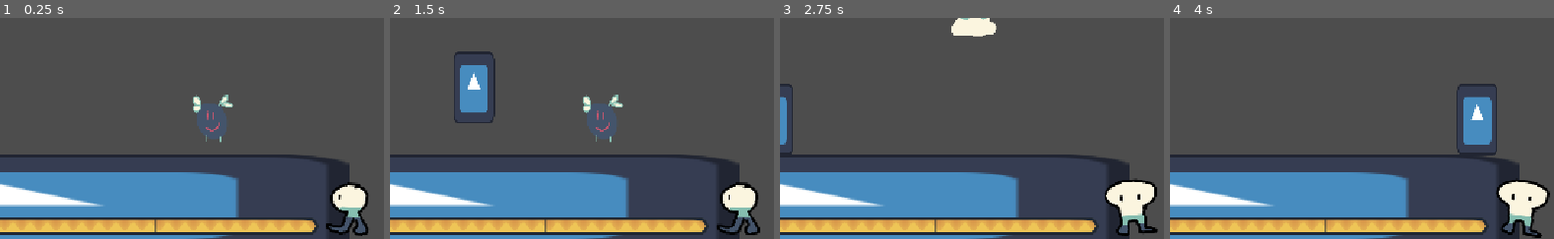
Above: before the commit, frames 1-4 (left to right).
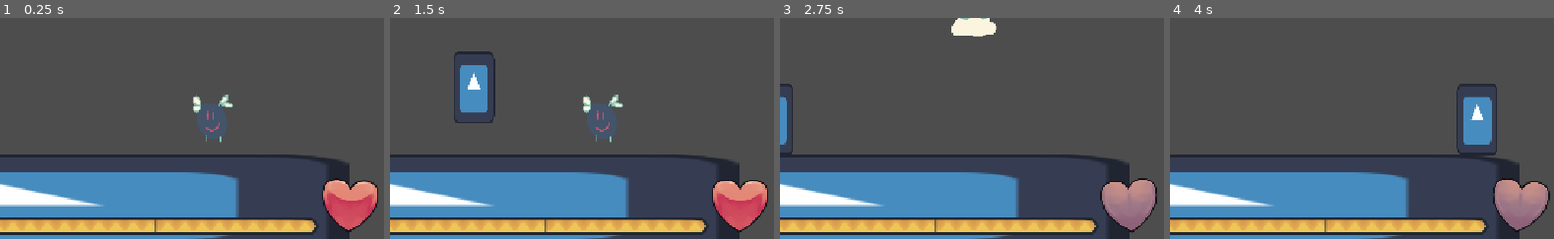
Above: after the commit, the same moments.

Repository: ShockedEmoji/whos-up-grandma
Game: Godot game, scene res://scenes/platformer/mafia_bossfight.tscn
The game is run twice, just before and just after one commit, with the same random seed, the same clock (stepped at 60 frames per second) and the same inputs. This scene is started directly instead of the project's main scene. The engine's default icon, where the game draws it, is replaced by a stand-in: a white triangle on a blue panel in a dark square. Sound files missing from this copy of the repository are replaced by a short silence.
Inputs:
- Up to frame 1 (0.25 s): no input
- Up to frame 2 (1.5 s): hold Up (up) 0.53-1.28 s; hold Right (right) from 0.53 s (still down); tap Z (confirm) at 1.35 s
- Up to frame 3 (2.75 s): tap Up (up) at 1.52, 1.55, 1.82 s; release Right (right) at 2.03 s; hold Left (left) from 2.03 s (still down); hold Up (up) from 2.03 s (still down)
- Up to frame 4 (4 s): release Left (left) at 2.78 s; release Up (up) at 2.78 s; hold Right (right) from 2.78 s (still down); tap Z (confirm) at 2.85 s; tap Up (up) at 3.02, 3.05, 3.32 s; hold Up (up) from 3.53 s (still down)
The pictures show only the part of the screen within x 50-100%, y 50-100%; the shares and areas given below are measured in that part.

The runs differ from the first frame. In frame 1, 2.9% of the frame differs, in the area x 83-99%, y 72-99%; in frame 2, 2.9%; in frame 3, 2.9%; in frame 4, 2.9%.

Commit message:
nothing changes

Diff:
--- a/scenes/platformer/mafia_bossfight.tscn
+++ b/scenes/platformer/mafia_bossfight.tscn
@@ -1,7 +1,6 @@
 [gd_scene format=3 uid="uid://i5fdiyl8kkuw"]
 
 [ext_resource type="Script" uid="uid://c6pkoejync0na" path="res://scripts/mafia_bossfight.gd" id="1_i4rov"]
-[ext_resource type="Texture2D" uid="uid://dh8y3d14wg43v" path="res://sprites/stupidplaceholderrpg.png" id="1_meg1i"]
 [ext_resource type="Script" uid="uid://bp2s75vnvsuck" path="res://scripts/health.gd" id="2_i4rov"]
 [ext_resource type="Texture2D" uid="uid://dmb3to5i4vf4u" path="res://sprites/icon.svg" id="2_kugx8"]
 [ext_resource type="PackedScene" uid="uid://brckbc30k8m3f" path="res://scenes/platformer/player.tscn" id="3_kugx8"]
@@ -9,6 +8,7 @@
 [ext_resource type="Script" uid="uid://bw3dap77t5fbv" path="res://scripts/death_camera_2d.gd" id="4_mqafl"]
 [ext_resource type="PackedScene" uid="uid://bfbucd0usre1o" path="res://scenes/platformer/hazard.tscn" id="4_tvr8v"]
 [ext_resource type="AudioStream" uid="uid://wqfe2vqjmhk7" path="res://audio/Edge of Life.ogg" id="5_tvr8v"]
+[ext_resource type="Texture2D" uid="uid://bkk1jmht520gk" path="res://sprites/heartsheet.png" id="6_tvr8v"]
 [ext_resource type="PackedScene" uid="uid://xfbcm44i0sxi" path="res://scenes/top_down/text_system.tscn" id="6_wdk5s"]
 [ext_resource type="Texture2D" uid="uid://bb6y52oep7ql8" path="res://sprites/progressbars/1.PNG" id="7_hbqy6"]
 [ext_resource type="Texture2D" uid="uid://dqpau54ubip84" path="res://sprites/progressbars/3.PNG" id="8_l5c0h"]
@@ -121,27 +121,27 @@
 [sub_resource type="RectangleShape2D" id="RectangleShape2D_4q8ww"]
 size = Vector2(71, 926)
 
-[sub_resource type="AtlasTexture" id="AtlasTexture_o0g8v"]
-atlas = ExtResource("1_meg1i")
-region = Rect2(200, 0, 100, 100)
-
-[sub_resource type="AtlasTexture" id="AtlasTexture_186kt"]
-atlas = ExtResource("1_meg1i")
-region = Rect2(100, 0, 100, 100)
-
 [sub_resource type="AtlasTexture" id="AtlasTexture_d5gj8"]
-atlas = ExtResource("1_meg1i")
-region = Rect2(0, 100, 100, 100)
+atlas = ExtResource("6_tvr8v")
+region = Rect2(200, 200, 200, 200)
 
 [sub_resource type="AtlasTexture" id="AtlasTexture_ltqqx"]
-atlas = ExtResource("1_meg1i")
-region = Rect2(0, 0, 100, 100)
-
-[sub_resource type="SpriteFrames" id="SpriteFrames_e46e5"]
+atlas = ExtResource("6_tvr8v")
+region = Rect2(0, 200, 200, 200)
+
+[sub_resource type="AtlasTexture" id="AtlasTexture_whwj3"]
+atlas = ExtResource("6_tvr8v")
+region = Rect2(200, 0, 200, 200)
+
+[sub_resource type="AtlasTexture" id="AtlasTexture_uvwkv"]
+atlas = ExtResource("6_tvr8v")
+region = Rect2(0, 0, 200, 200)
+
+[sub_resource type="SpriteFrames" id="SpriteFrames_wdk5s"]
 animations = [{
 "frames": [{
 "duration": 1.0,
-"texture": SubResource("AtlasTexture_o0g8v")
+"texture": SubResource("AtlasTexture_d5gj8")
 }],
 "loop": true,
 "name": &"0",
@@ -149,7 +149,7 @@
 }, {
 "frames": [{
 "duration": 1.0,
-"texture": SubResource("AtlasTexture_186kt")
+"texture": SubResource("AtlasTexture_ltqqx")
 }],
 "loop": true,
 "name": &"1",
@@ -157,7 +157,7 @@
 }, {
 "frames": [{
 "duration": 1.0,
-"texture": SubResource("AtlasTexture_d5gj8")
+"texture": SubResource("AtlasTexture_whwj3")
 }],
 "loop": true,
 "name": &"2",
@@ -165,7 +165,7 @@
 }, {
 "frames": [{
 "duration": 1.0,
-"texture": SubResource("AtlasTexture_ltqqx")
+"texture": SubResource("AtlasTexture_uvwkv")
 }],
 "loop": true,
 "name": &"3",
@@ -243,16 +243,17 @@
 position = Vector2(1140, 323)
 shape = SubResource("RectangleShape2D_4q8ww")
 
-[node name="health" type="AnimatedSprite2D" parent="." unique_id=1869482450]
+[node name="player" parent="." unique_id=302510047 instance=ExtResource("3_kugx8")]
+position = Vector2(333, 444)
+
+[node name="health" type="AnimatedSprite2D" parent="." unique_id=905729657]
 z_index = 4
 position = Vector2(1102, 598)
-sprite_frames = SubResource("SpriteFrames_e46e5")
+scale = Vector2(0.43, 0.43)
+sprite_frames = SubResource("SpriteFrames_wdk5s")
 animation = &"3"
 autoplay = "3"
 script = ExtResource("2_i4rov")
-
-[node name="player" parent="." unique_id=302510047 instance=ExtResource("3_kugx8")]
-position = Vector2(333, 444)
 
 [node name="Camera2D" type="Camera2D" parent="." unique_id=1152908810]
 process_mode = 3
--- a/scripts/root.gd
+++ b/scripts/root.gd
@@ -44,7 +44,7 @@
 	_config_load_stuff()
 
 	_change_scene("menu/main_menu")
-	# _change_scene("platformer/mafia_bossfight")
+	#_change_scene("platformer/mafia_bossfight")
 
 	_fix_music_volume()
 
